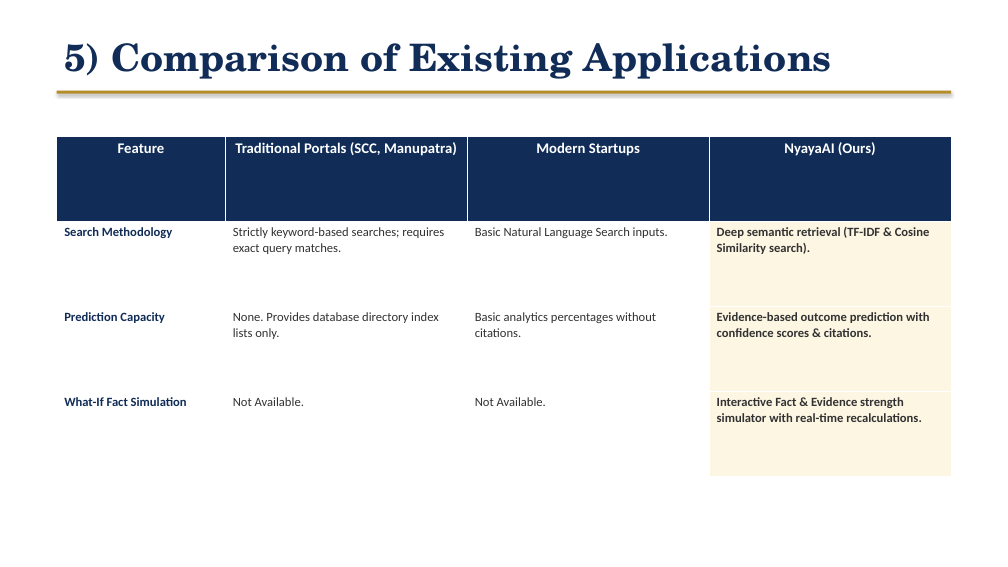
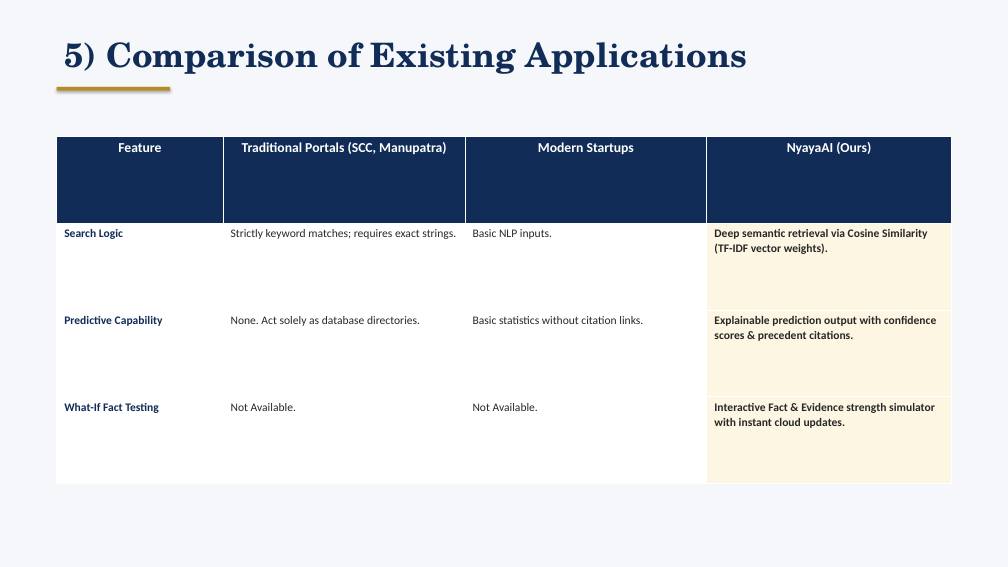
Before and after one commit to harsha-vardhan-200204/nyaya-ai, a slide deck: slide 6 of docs/NyayaAI_Project_Presentation.pptx. Drawn at 1008x567 pixels with LibreOffice and Linux fonts; fonts in the diff are those of the drawing. Boxes give left, top, right and bottom in pixels: in the first picture for what was removed or moved away, otherwise in the second. Text is boxed around its words. In the diff, an @@ line names an element or a change of style, - is before the commit and + after.

Commit message:
Enhance presentation slide deck design layout and aesthetics

```diff
--- a/docs/NyayaAI_Project_Presentation.pptx
+++ b/docs/NyayaAI_Project_Presentation.pptx
@@ rectangle added at [0,0,1008,567], fill #F5F7FA @@
@@ text "5) Comparison of Existing Applications" at [64,42,747,74]: size 36 to 32 pt @@
@@ rectangle added at [57,87,170,91], fill #B48C28 @@
@@ rectangle removed at [57,91,951,94] @@
@@ table at [57,136,951,484] @@
-row 2: Search Methodology | Strictly keyword-based searches; requires exact query matches. | Basic Natural Language Search inputs. | Deep semantic retrieval (TF-IDF & Cosine Similarity search).
+row 2: Search Logic | Strictly keyword matches; requires exact strings. | Basic NLP inputs. | Deep semantic retrieval via Cosine Similarity (TF-IDF vector weights).
-row 3: Prediction Capacity | None. Provides database directory index lists only. | Basic analytics percentages without citations. | Evidence-based outcome prediction with confidence scores & citations.
+row 3: Predictive Capability | None. Act solely as database directories. | Basic statistics without citation links. | Explainable prediction output with confidence scores & precedent citations.
-row 4, column 1: What-If Fact Simulation
+row 4, column 1: What-If Fact Testing
-row 4, column 4: Interactive Fact & Evidence strength simulator with real-time recalculations.
+row 4, column 4: Interactive Fact & Evidence strength simulator with instant cloud updates.
@@ size 14 to 13 pt in "Feature", "Traditional Portals (SCC, Manupatra)", "Modern Startups", "NyayaAI (Ours)" @@
@@ size 12 to 11 pt, text colour #323232 to #282828 in "Not Available.", "Not Available." @@
```
Also in this commit, not shown: 2 other slides changed, 3 slides added, 3 slides removed.
